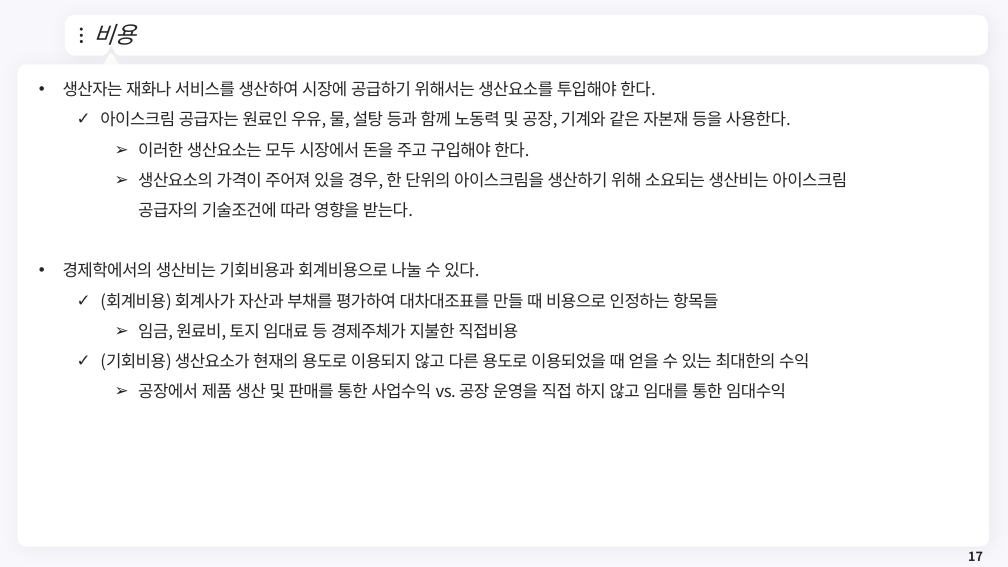
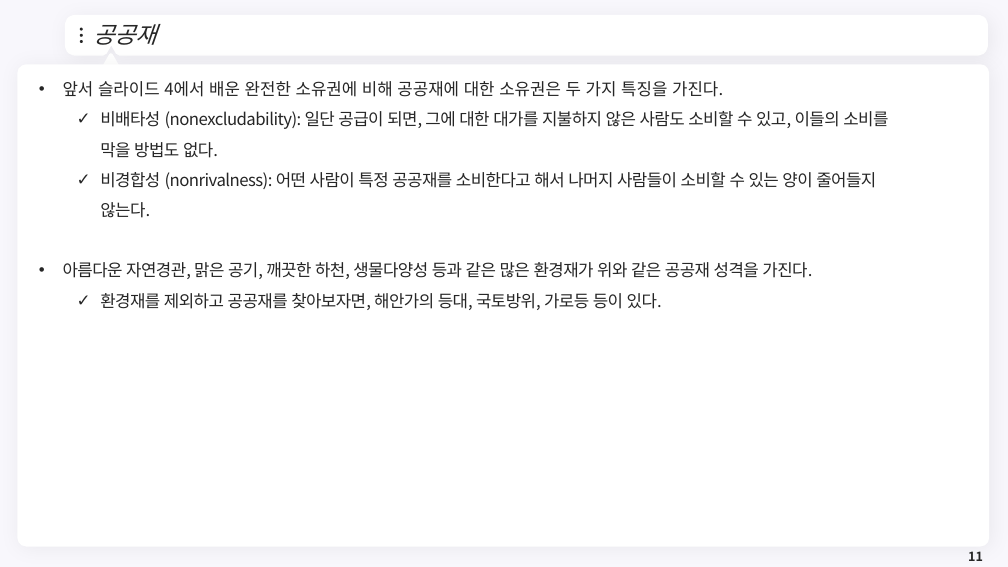
Before and after one commit to meandthey/Teaching, a slide deck: slide 11 of 환경경제학/2026-1/환경경제학_Chapter_04.pptx (slide 17 before the commit). Drawn at 1008x567 pixels with LibreOffice and Linux fonts; fonts in the diff are those of the drawing; background and template pictures are left out. Boxes give left, top, right and bottom in pixels: in the first picture for what was removed or moved away, otherwise in the second. Text is boxed around its words. In the diff, an @@ line names an element or a change of style, - is before the commit and + after.

```diff
--- a/환경경제학/2026-1/환경경제학_Chapter_04.pptx
+++ b/환경경제학/2026-1/환경경제학_Chapter_04.pptx
@@ title at (93, 24, 157, 45): text changed @@
-비용
+공공재
@@ text removed at (63, 81, 847, 399) @@
-• 생산자는 재화나 서비스를 생산하여 시장에 공급하기 위해서는 생산요소를 투입해야 한다.
-  ✓ 아이스크림 공급자는 원료인 우유, 물, 설탕 등과 함께 노동력 및 공장, 기계와 같은 자본재 등을 사용한다.
-    ➢ 이러한 생산요소는 모두 시장에서 돈을 주고 구입해야 한다.
-    ➢ 생산요소의 가격이 주어져 있을 경우, 한 단위의 아이스크림을 생산하기 위해 소요되는 생산비는 아이스크림 공급자의 기술조건에 따라 영향을 받는다.
-• 경제학에서의 생산비는 기회비용과 회계비용으로 나눌 수 있다.
-  ✓ (회계비용) 회계사가 자산과 부채를 평가하여 대차대조표를 만들 때 비용으로 인정하는 항목들
-    ➢ 임금, 원료비, 토지 임대료 등 경제주체가 지불한 직접비용
-  ✓ (기회비용) 생산요소가 현재의 용도로 이용되지 않고 다른 용도로 이용되었을 때 얻을 수 있는 최대한의 수익
-    ➢ 공장에서 제품 생산 및 판매를 통한 사업수익 vs. 공장 운영을 직접 하지 않고 임대를 통한 임대수익
@@ text added at (63, 81, 888, 310), 16 pt, text #262626 @@
+• 앞서 슬라이드 4에서 배운 완전한 소유권에 비해 공공재에 대한 소유권은 두 가지 특징을 가진다.
+  ✓ 비배타성 (nonexcludability): 일단 공급이 되면, 그에 대한 대가를 지불하지 않은 사람도 소비할 수 있고, 이들의 소비를 막을 방법도 없다.
+  ✓ 비경합성 (nonrivalness): 어떤 사람이 특정 공공재를 소비한다고 해서 나머지 사람들이 소비할 수 있는 양이 줄어들지 않는다.
+• 아름다운 자연경관, 맑은 공기, 깨끗한 하천, 생물다양성 등과 같은 많은 환경재가 위와 같은 공공재 성격을 가진다.
+  ✓ 환경재를 제외하고 공공재를 찾아보자면, 해안가의 등대, 국토방위, 가로등 등이 있다.
@@ page number at (968, 551, 983, 561): text changed @@
-17
+11
```
Also in this commit, not shown: 4 other slides changed, 15 slides added, 18 slides removed, 4 other files.
